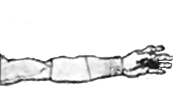
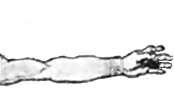
Before/after of a 175 × 100 layered artwork. What changed in the layer stack:
renamed "Calque 4" to "Calque 5", painted on it over (x1=0, y1=55, x2=126, y2=86)
